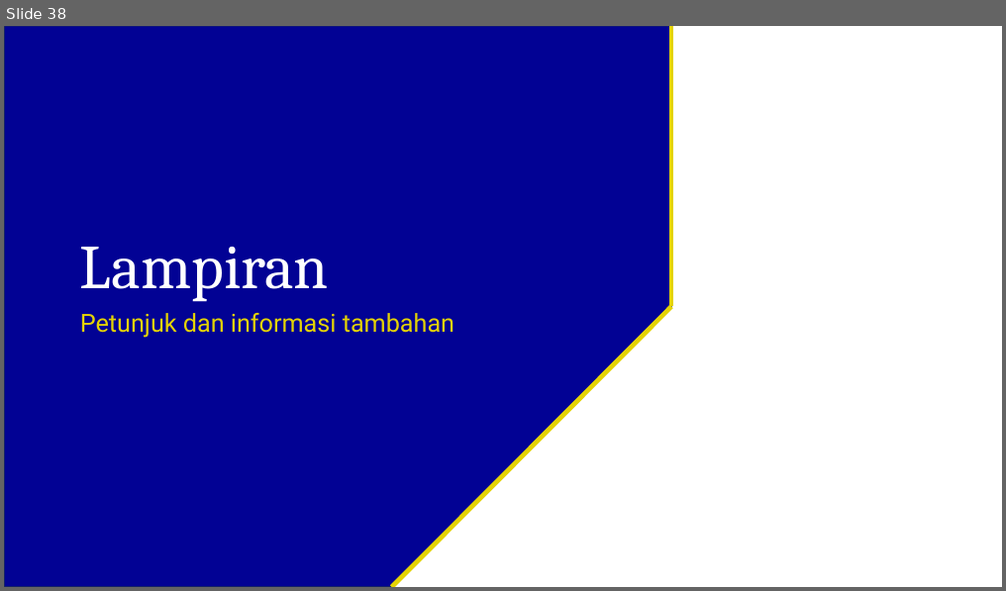
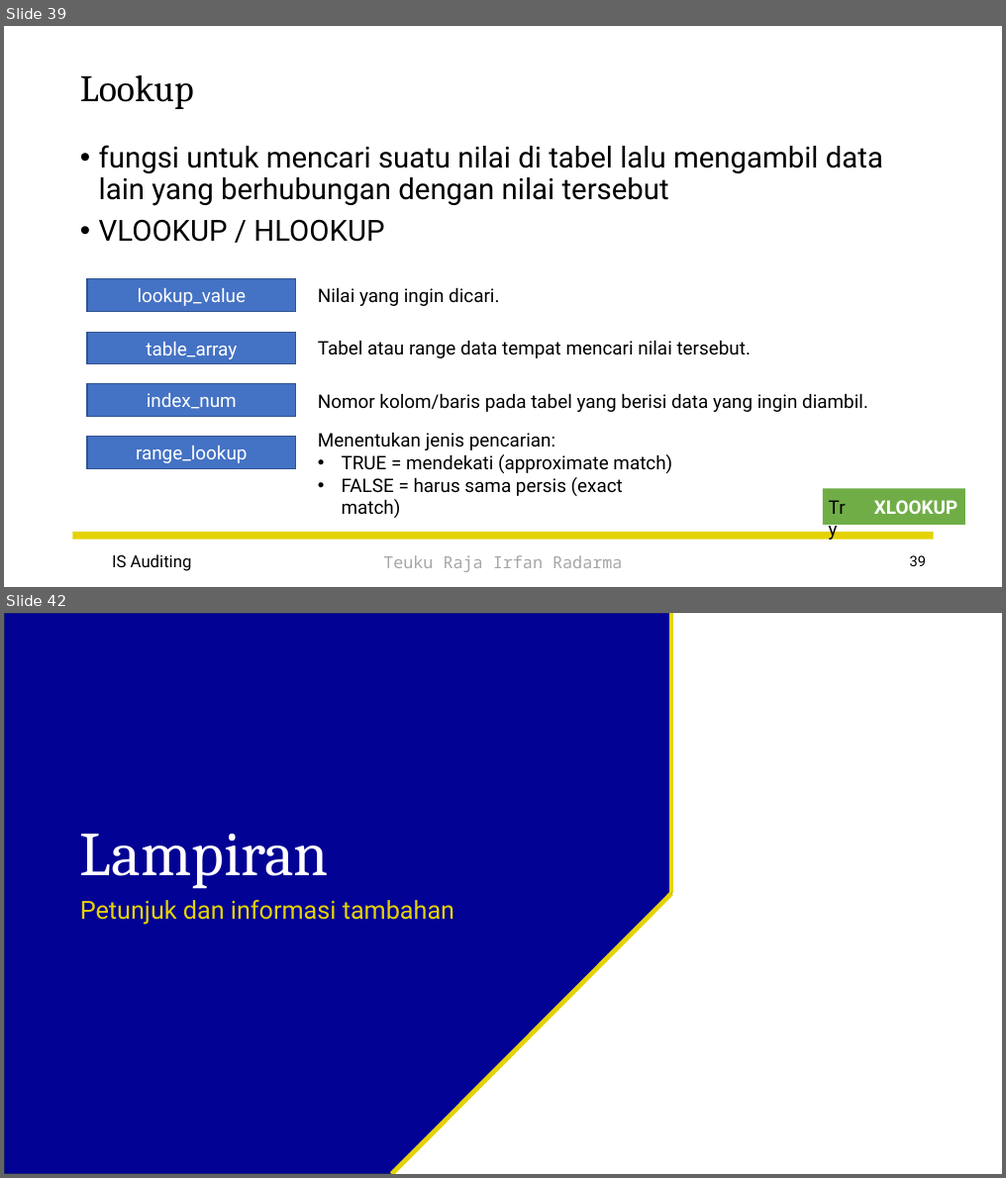
Before and after one commit to irfanradarma/Audit-SI, a slide deck: Slides/09 - Basic Data Analysis.pptx. Shown one above the other, each under a label of ours: slide 38 before the commit, slides 39 and 42 after it; the slides between them are not shown. The pictures are 1006x591 and 1006x1178 pixels, drawn with LibreOffice and Linux fonts; fonts in the diff are those of the drawing; background and template pictures are left out. Boxes give left, top, right and bottom in pixels: in the first picture for what was removed or moved away, otherwise in the second. Text is boxed around its words. In the diff, an @@ line names an element or a change of style, - is before the commit and + after.

```diff
--- a/Slides/09 - Basic Data Analysis.pptx
+++ b/Slides/09 - Basic Data Analysis.pptx
@@ slide 39 added at box(4, 26, 1002, 587), background picture (left out) @@
@@ title added at box(80, 76, 194, 109), 36 pt, text #000000 @@
+Lookup
@@ text added at box(99, 145, 883, 242), 28 pt, text #000000 @@
+• fungsi untuk mencari suatu nilai di tabel lalu mengambil data lain yang berhubungan dengan nilai tersebut
+• VLOOKUP / HLOOKUP
@@ rectangle added at box(87, 279, 296, 312), fill #4472C4, outline #325491 1 pt, 18 pt, text #FFFFFF @@
+lookup_value
@@ text added at box(318, 287, 499, 306), 18 pt, text #000000 @@
+Nilai yang ingin dicari.
@@ rectangle added at box(87, 332, 296, 366), fill #4472C4, outline #325491 1 pt, 18 pt, text #FFFFFF @@
+table_array
@@ text added at box(318, 340, 751, 359), 18 pt, text #000000 @@
+Tabel atau range data tempat mencari nilai tersebut.
@@ rectangle added at box(87, 384, 296, 417), fill #4472C4, outline #325491 1 pt, 18 pt, text #FFFFFF @@
+index_num
@@ text added at box(318, 393, 868, 412), 18 pt, text #000000 @@
+Nomor kolom/baris pada tabel yang berisi data yang ingin diambil.
@@ rectangle added at box(87, 436, 296, 470), fill #4472C4, outline #325491 1 pt, 18 pt, text #FFFFFF @@
+range_lookup
@@ text added at box(318, 432, 672, 518), 18 pt, text #000000 @@
+Menentukan jenis pencarian:
+• TRUE = mendekati (approximate match)
+• FALSE = harus sama persis (exact match)
@@ text added at box(822, 491, 861, 522), 18 pt, text #000000 @@
+Try
@@ rectangle added at box(823, 488, 965, 525), fill #70AD47, 18 pt, text #FFFFFF, bold @@
+XLOOKUP
@@ rectangle added at box(73, 532, 934, 540), fill #E4D304 @@
@@ text added at box(112, 555, 192, 571), 16 pt, text #000000 @@
+IS Auditing
@@ text added at box(383, 556, 622, 572), 16 pt, text #A6A6A6 @@
+Teuku Raja Irfan Radarma
@@ page number added at box(910, 556, 927, 567), 14 pt, text #000000 @@
+39
@@ what was slide 38 is now slide 42 @@
```
Also in this commit, not shown: 5 slides changed, 3 other slides added, 3 other files.
